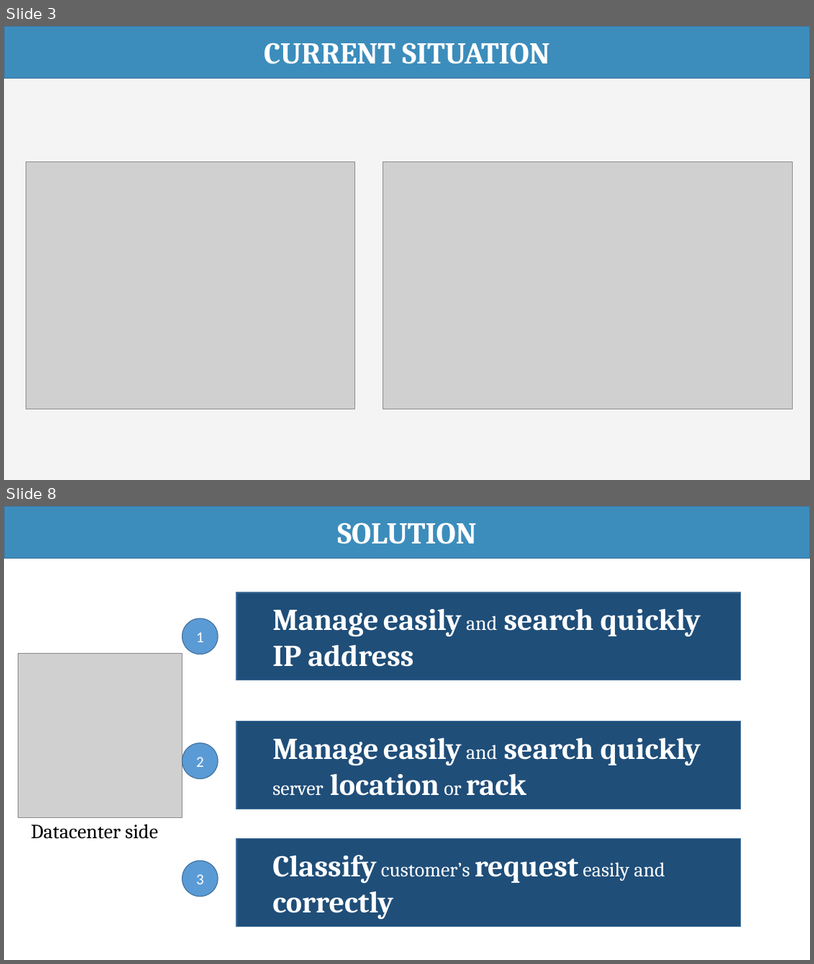
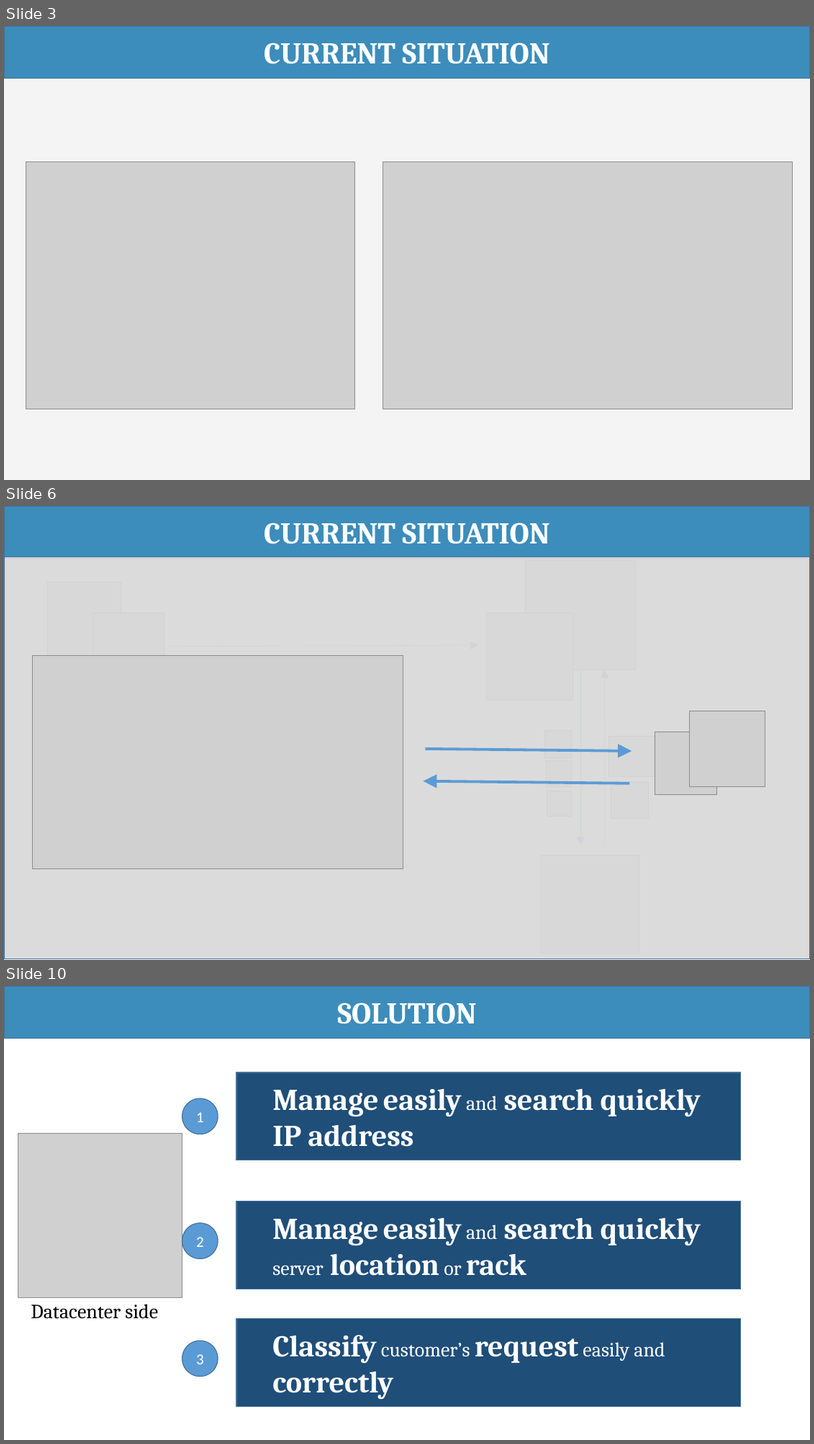
Before and after one commit to haltt051093/IMS-datacenter, a slide deck: Document/Presentation/IMS_20160422_Presentation.pptx. Shown one above the other, each under a label of ours: slides 3 and 8 before the commit, slides 3, 6 and 10 after it; the slides between them are not shown. The pictures are 814x964 and 814x1444 pixels, drawn with LibreOffice and Linux fonts; fonts in the diff are those of the drawing; grey boxes stand for pictures. Boxes give left, top, right and bottom in pixels: in the first picture for what was removed or moved away, otherwise in the second. Text is boxed around its words. In the diff, an @@ line names an element or a change of style, - is before the commit and + after.

```diff
--- a/Document/Presentation/IMS_20160422_Presentation.pptx
+++ b/Document/Presentation/IMS_20160422_Presentation.pptx
@@ slide 6 added at [4, 506, 810, 960], background #FFFFFF @@
@@ rectangle added at [4, 506, 810, 558], fill #3C8DBC, outline #43739E 1 pt, 36 pt, text #FFFFFF, bold @@
+CURRENT SITUATION
@@ rectangle added at [4, 557, 810, 958], fill #D9D9D9 at 92% opacity, outline #43739E 1 pt @@
@@ picture added at [526, 561, 635, 670] @@
@@ picture added at [47, 582, 121, 656] @@
@@ picture added at [93, 613, 165, 685] @@
@@ picture added at [486, 613, 574, 700] @@
@@ picture added at [32, 656, 404, 869] @@
@@ arrow added from (168, 646) to (479, 645), #5B9BD5 0.5 pt @@
@@ arrow added from (581, 670) to (581, 845), #5B9BD5 0.5 pt @@
@@ arrow added from (604, 845) to (604, 669), #5B9BD5 0.5 pt @@
@@ picture added at [690, 710, 766, 786] @@
@@ picture added at [545, 731, 572, 758] @@
@@ picture added at [610, 736, 658, 776] @@
@@ picture added at [655, 731, 718, 794] @@
@@ arrow added from (426, 749) to (632, 751), #5B9BD5 3.25 pt @@
@@ picture added at [547, 761, 572, 786] @@
@@ arrow added from (630, 783) to (423, 780), #5B9BD5 3.25 pt @@
@@ picture added at [612, 781, 648, 818] @@
@@ picture added at [548, 791, 572, 816] @@
@@ picture added at [542, 855, 640, 953] @@
@@ what was slide 8 is now slide 10 @@
```
Also in this commit, not shown: 7 slides changed, 1 other slide added, 1 other file.
